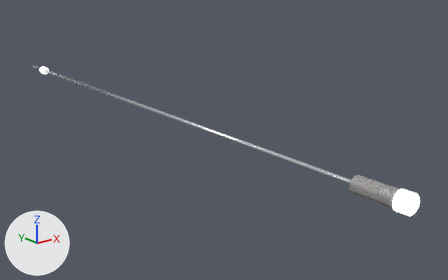
The glTF model assets/rods/fuzeball_rod_2man.glb, before and after one commit.
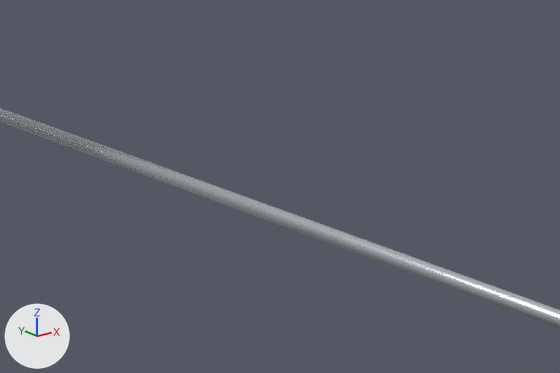
Each version appears first whole from a 50 mm lens placed at (-70.2, -114.1, 34.3), pointed at (10.7, -13.0, -6.1), and next in a close-up on the part from 19% to 48% of the width and 21% to 52% of the height. Lighting does not change. The marker at lower left points along +X, +Y and +Z. The older version's two pictures come first. Where no turn or scale is listed for an object, it has been applied to the vertices.

Names of what the first close-up shows: 'rod2_bar.002'.
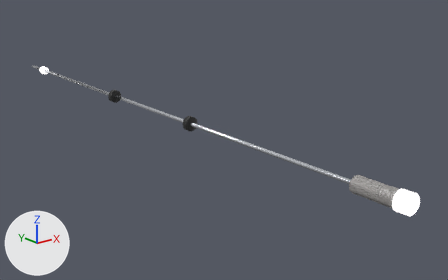
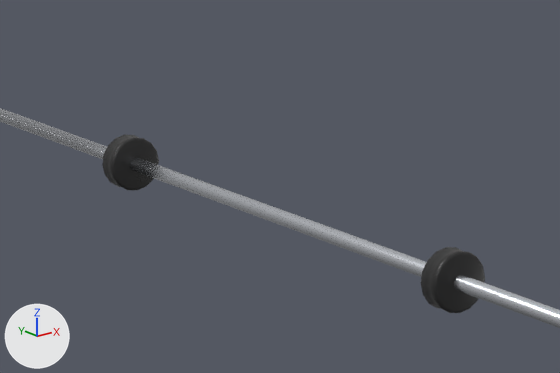
Pixel boxes [x1, y1, x2, y2] of what changed, in the close-ups (560 x 373 px):
'CylinderL', added (black): after [421, 247, 485, 313]
'CylinderR', added (black): after [102, 135, 159, 191]

The edits, one by one:
Material 'bumper.005' (mat_bumper_005) is new.
Its base color is (0.0215, 0.0215, 0.0215) (black #282828).
Its roughness is 0.361.
Mesh me_cylinder_017 is new.
It has 128 vertices, 252 faces and spans x -1.51..1.51, y -0.61..0.61, z -1.51..1.51.
It uses material mat_bumper_005 (black #282828).
Object 'CylinderR' (ob_cylinderr) is new; it shows me_cylinder_017.
Its location is (0.0, 15.4, 0.0).
Object 'CylinderL' (ob_cylinderl) is new; it shows a copy of me_cylinder_017.
Its location is (0.0, -15.4, 0.0).
